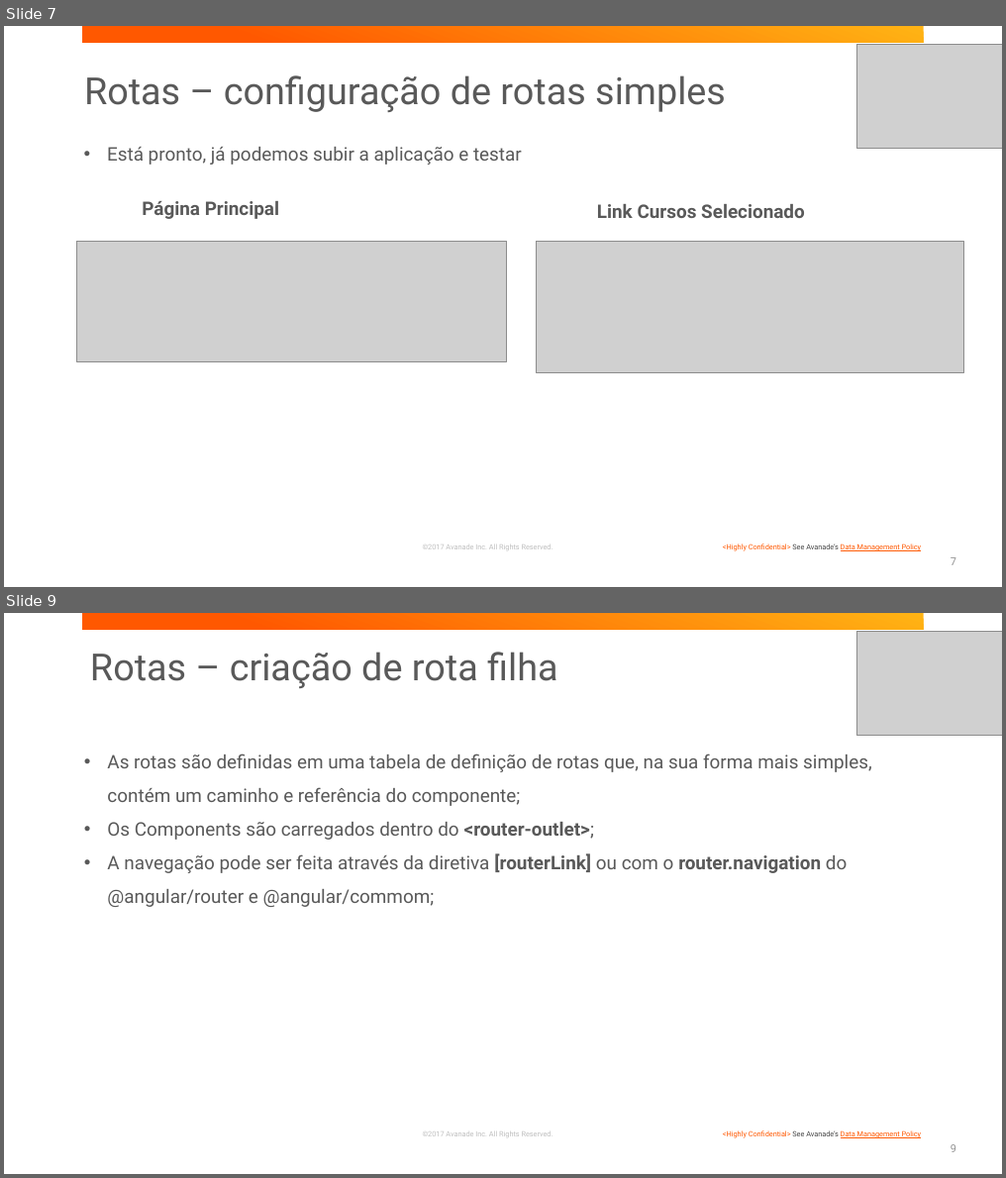
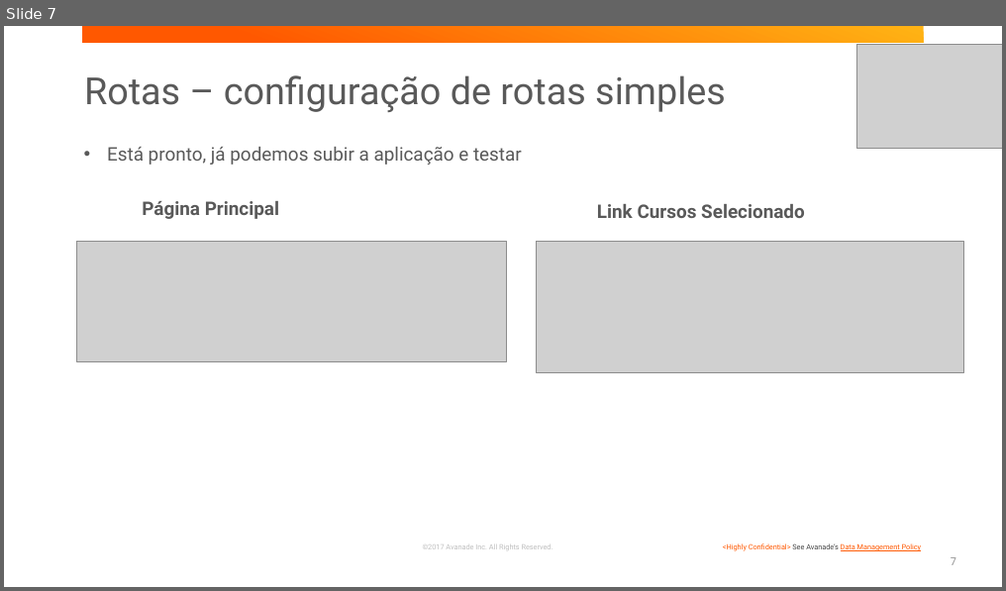
Before and after one commit to BootCampAvanSanAnder/BootCampSantander, a slide deck: presentations/TreinamentoAngular.pptx. Shown one above the other, each under a label of ours: slides 7 and 9 before the commit, slide 7 after it; the slides between them are not shown. The pictures are 1006x1178 and 1006x591 pixels, drawn with LibreOffice and Linux fonts; fonts in the diff are those of the drawing; grey boxes stand for pictures; background and template pictures are left out. Boxes give left, top, right and bottom in pixels: in the first picture for what was removed or moved away, otherwise in the second. Text is boxed around its words. In the diff, an @@ line names an element or a change of style, - is before the commit and + after.

Commit message:
Rotas Filhas - criação de 2 componentes subitem de curso

```diff
--- a/presentations/TreinamentoAngular.pptx
+++ b/presentations/TreinamentoAngular.pptx
@@ slide 9 removed at <box>4,613,1002,1174</box>, background #FFFFFF; not listed: 3 template elements that a slide beside it also shows @@
@@ picture removed at <box>856,631,1002,736</box> @@
@@ title removed at <box>90,652,557,688</box> @@
-Rotas – criação de rota filha
@@ text removed at <box>107,754,872,907</box> @@
-• As rotas são definidas em uma tabela de definição de rotas que, na sua forma mais simples, contém um caminho e referência do componente;
-• Os Components são carregados dentro do <router-outlet>;
-• A navegação pode ser feita através da diretiva [routerLink] ou com o router.navigation do @angular/router e @angular/commom;
@@ page number removed at <box>950,1145,956,1153</box> @@
-9
```
Also in this commit, not shown: 2 slides changed, 4 slides added, 11 other files.
